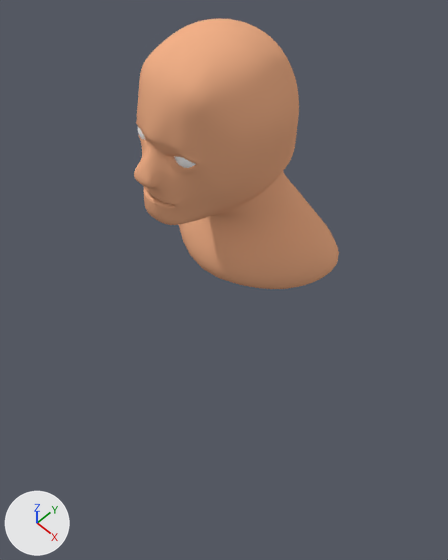
The Blender file Assets/Mikey's Head.blend, before and after one commit.
Both versions are drawn from a 50 mm camera at (13.7, -12.7, 15.0) aimed at (0.5, 0.5, -8.1). Every picture has the same lights, and +X, +Y and +Z are marked at lower left.

The first picture shows 'Head'.
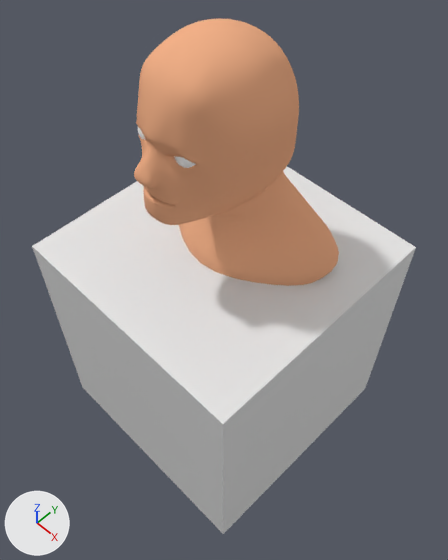
Boxes (x1, y1, x2, y2) around the edits, measured in the pictures (448 x 560 px):
'Plinth', added: after (32, 166, 416, 534)

Diff of the bpy script that builds the scene:
```diff
--- a/Assets/Mikey's Head.blend.py
+++ b/Assets/Mikey's Head.blend.py
@@ me_plane @@
+me_plane.from_pydata(...)  # a box spanning x -1.0..1.0, y -1.0..1.0, z -2.11..0.0
@@ ob_plinth @@
+ob_plinth = bpy.data.objects.new('Plinth', me_plane)
+ob_plinth.location = (0.04, 0.88, -6.42)
+ob_plinth.scale = (6.27, 6.27, 6.27)
```
